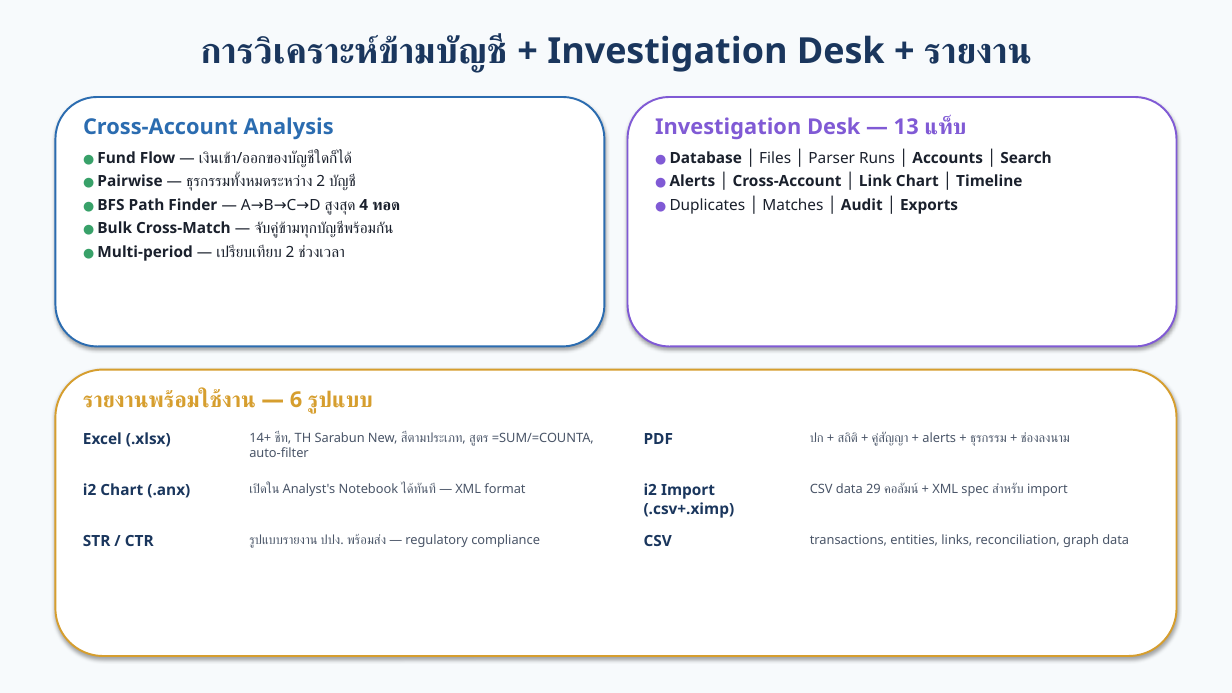
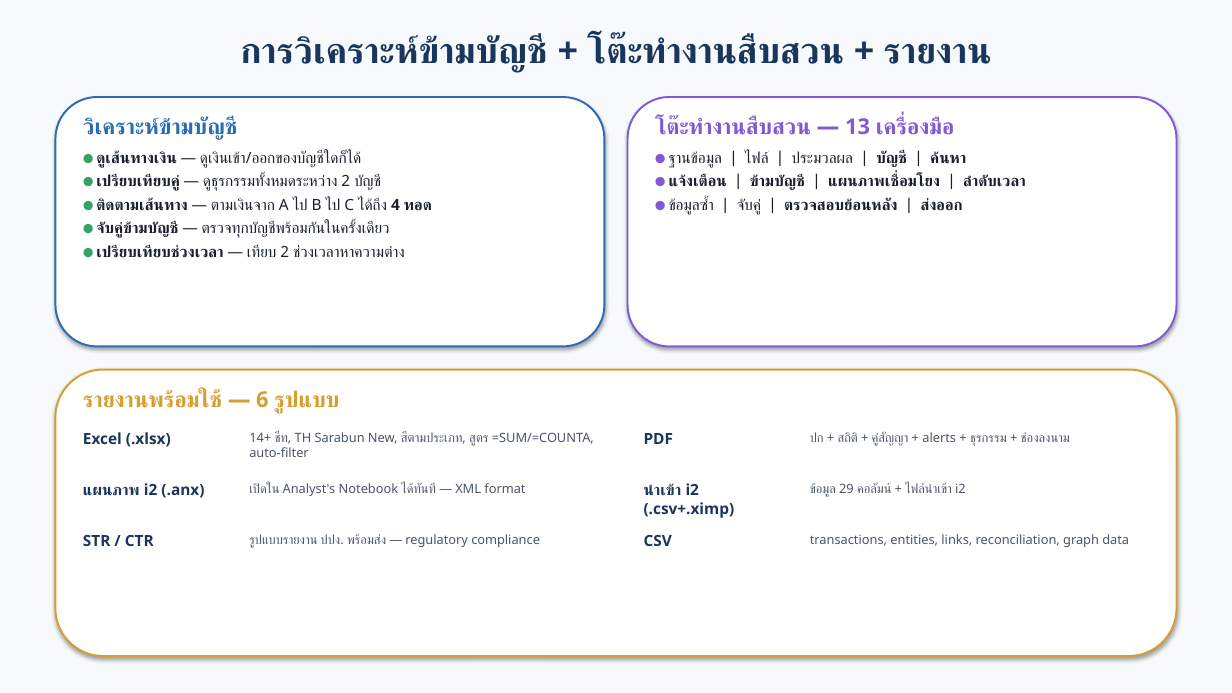
Before and after one commit to numsarai/Saraithong-BSIE, a slide deck: slide 11 of docs/SPNI_BSIE_Presentation.pptx. Drawn at 1232x693 pixels with LibreOffice and Linux fonts; fonts in the diff are those of the drawing. Boxes give left, top, right and bottom in pixels: in the first picture for what was removed or moved away, otherwise in the second. Text is boxed around its words. In the diff, an @@ line names an element or a change of style, - is before the commit and + after.

```diff
--- a/docs/SPNI_BSIE_Presentation.pptx
+++ b/docs/SPNI_BSIE_Presentation.pptx
@@ text at (240,35,992,73): text changed @@
-การวิเคราะห์ข้ามบัญชี + Investigation Desk + รายงาน
+การวิเคราะห์ข้ามบัญชี + โต๊ะทำงานสืบสวน + รายงาน
@@ text at (83,117,235,140): text changed @@
-Cross-Account Analysis
+วิเคราะห์ข้ามบัญชี
@@ text at (655,117,955,135): text changed @@
-Investigation Desk — 13 แท็บ
+โต๊ะทำงานสืบสวน — 13 เครื่องมือ
@@ text at (96,150,432,258): text changed @@
-● Fund Flow — เงินเข้า/ออกของบัญชีใดก็ได้
-● Pairwise — ธุรกรรมทั้งหมดระหว่าง 2 บัญชี
-● BFS Path Finder — A→B→C→D สูงสุด 4 ทอด
-● Bulk Cross-Match — จับคู่ข้ามทุกบัญชีพร้อมกัน
-● Multi-period — เปรียบเทียบ 2 ช่วงเวลา
+● ดูเส้นทางเงิน — ดูเงินเข้า/ออกของบัญชีใดก็ได้
+● เปรียบเทียบคู่ — ดูธุรกรรมทั้งหมดระหว่าง 2 บัญชี
+● ติดตามเส้นทาง — ตามเงินจาก A ไป B ไป C ได้ถึง 4 ทอด
+● จับคู่ข้ามบัญชี — ตรวจทุกบัญชีพร้อมกันในครั้งเดียว
+● เปรียบเทียบช่วงเวลา — เทียบ 2 ช่วงเวลาหาความต่าง
@@ text at (669,150,1025,214): text changed @@
-● Database │ Files │ Parser Runs │ Accounts │ Search
-● Alerts │ Cross-Account │ Link Chart │ Timeline
-● Duplicates │ Matches │ Audit │ Exports
+● ฐานข้อมูล │ ไฟล์ │ ประมวลผล │ บัญชี │ ค้นหา
+● แจ้งเตือน │ ข้ามบัญชี │ แผนภาพเชื่อมโยง │ ลำดับเวลา
+● ข้อมูลซ้ำ │ จับคู่ │ ตรวจสอบย้อนหลัง │ ส่งออก
@@ text at (83,389,339,413): text changed @@
-รายงานพร้อมใช้งาน — 6 รูปแบบ
+รายงานพร้อมใช้ — 6 รูปแบบ
@@ text at (83,483,204,498): text changed @@
-i2 Chart (.anx)
+แผนภาพ i2 (.anx)
@@ text at (644,483,735,518): text changed @@
-i2 Import (.csv+.ximp)
+นำเข้า i2 (.csv+.ximp)
@@ text at (810,483,966,497): text changed @@
-CSV data 29 คอลัมน์ + XML spec สำหรับ import
+ข้อมูล 29 คอลัมน์ + ไฟล์นำเข้า i2
```
Also in this commit, not shown: 20 other slides changed, 2 other files.
